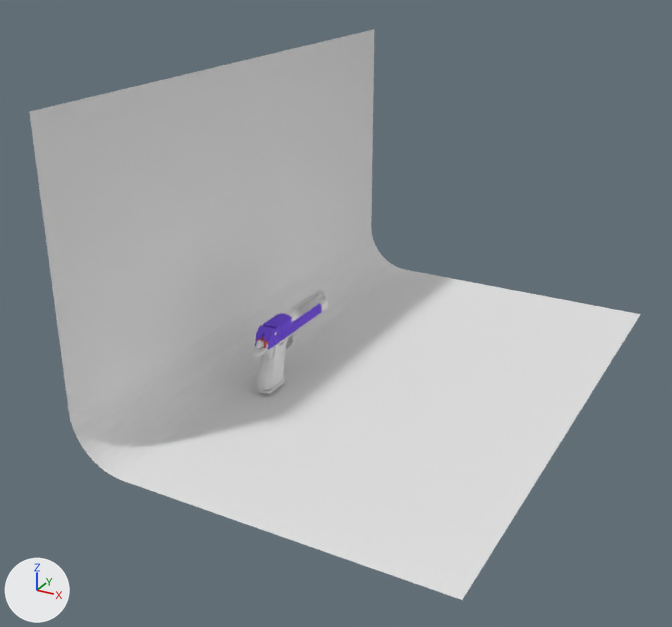
Before and after pictures for a commit that changed the Blender file DesertEagle_01v04.blend.
One viewpoint serves both versions: a camera (50 mm lens) standing at (13.7, -23.5, 13.4) and looking at (1.8, -1.8, 2.6). Every picture has the same lights, and +X, +Y and +Z are marked at lower left.

In view in the first picture: 'Plane', 'Slide'.
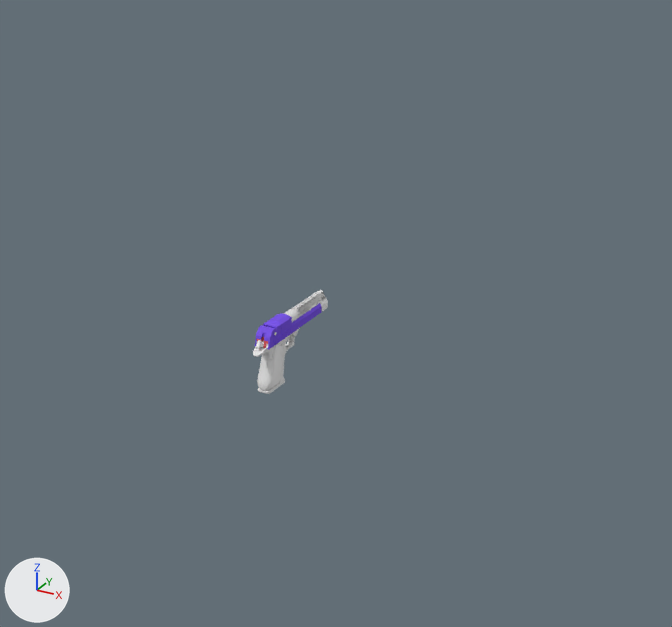
Where the change shows, as pixel boxes (x1, y1, x2, y2) in the pictures (672 x 627 px):
'Plane', hidden: before (29, 29, 641, 600)

Edits to the bpy script that builds the scene:
```text
Change ob_plane:
    add ob_plane.hide_set(True)  # its collection is switched off
```
